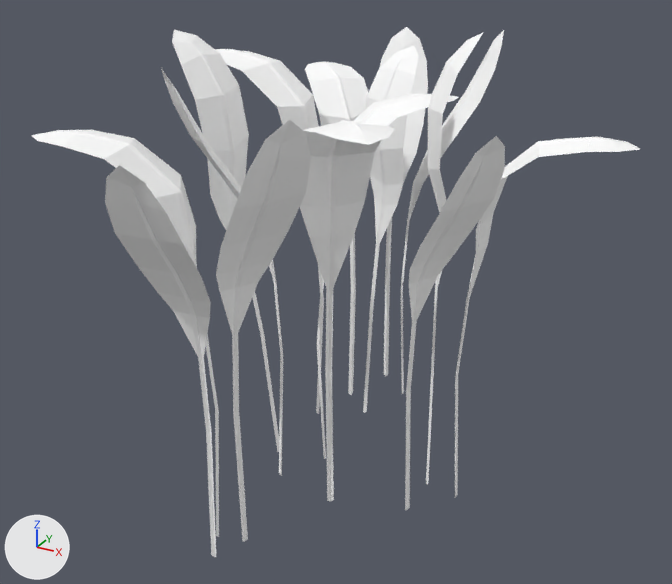
The glTF model public/siege/scifi/swamp_SM_Env_Swamp_Leaves_02.gltf as it was, and as the next commit left it.
Rendered twice from a camera (50 mm lens) standing at (3.18, -5.66, 2.81) and looking at (0.27, -0.37, 0.17). Every picture has the same lights, and +X, +Y and +Z are marked at lower left. The older version comes first. Objects named as collision shapes, trigger or cutter boxes, shadow casters or lower levels of detail are left out. Where no turn or scale is listed for an object, it has been applied to the vertices.

Objects in the first picture: 'SM_Env_Swamp_Leaves_02_LOD0'.
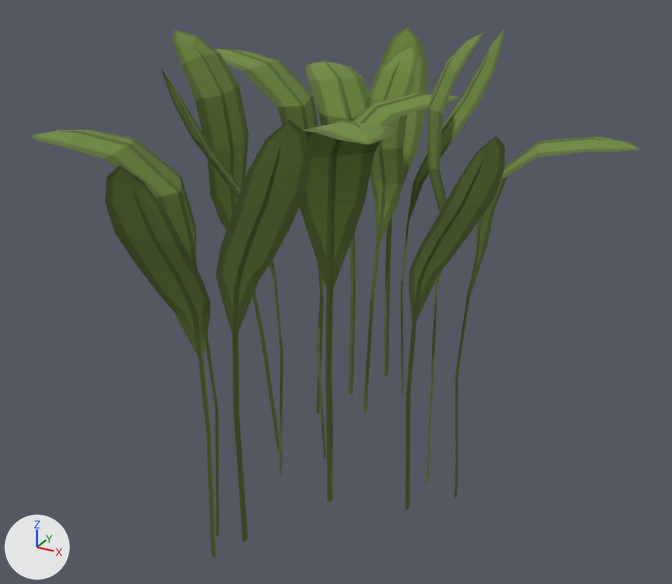
Changed parts and their boxes [x1, y1, x2, y2] in the pictures (672 x 584 px):
'SM_Env_Swamp_Leaves_02_LOD0', surface changed (white to green): [31, 27, 640, 557] in both

Edits to the bpy script that builds the scene:
```text
Add img_polygonnaturebiomes_swamp_texture_01:
    img_polygonnaturebiomes_swamp_texture_01 = load_image('PolygonNatureBiomes_Swamp_Texture_01', 'PolygonNatureBiomes_Swamp_Texture_01.webp', 4096, 4096, 'sRGB')
Change mat_nature8:
    add n3 = _N.new('ShaderNodeMix'); n3.name = 'Mix'
    add n3.data_type = 'RGBA'
    add n3.blend_type = 'MULTIPLY'
    add n3.inputs[0].default_value = 1.0  # 'Factor'
    add n4 = _N.new('ShaderNodeTexImage'); n4.name = 'Image Texture'
    add n4.image = img_polygonnaturebiomes_swamp_texture_01
    where n2 = _N.new('ShaderNodeVertexColor'); n2.name = 'Color Attribute'
    where n0 = _N.new('ShaderNodeBsdfPrincipled'); n0.name = 'Principled BSDF'
    remove _L.new(n2.outputs[0], n0.inputs[0])  # 'Color' to 'Base Color'
    add _L.new(n3.outputs[2], n0.inputs[0])  # 'Result' to 'Base Color'
    add _L.new(n2.outputs[0], n3.inputs[7])  # 'Color' to 'B'
    add _L.new(n4.outputs[0], n3.inputs[6])  # 'Color' to 'A'
```
